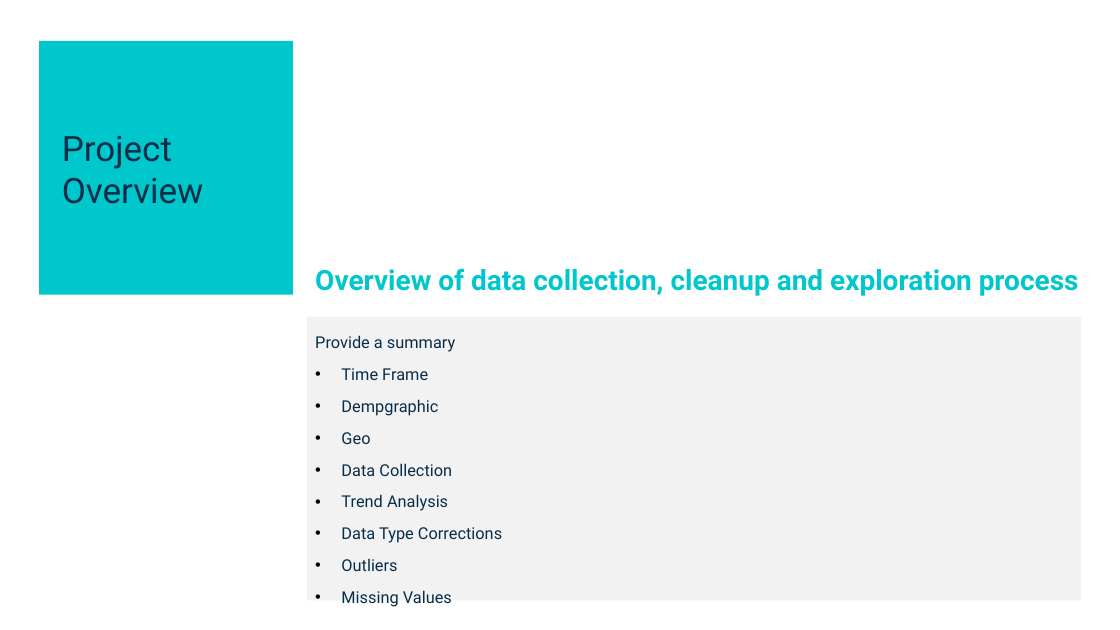
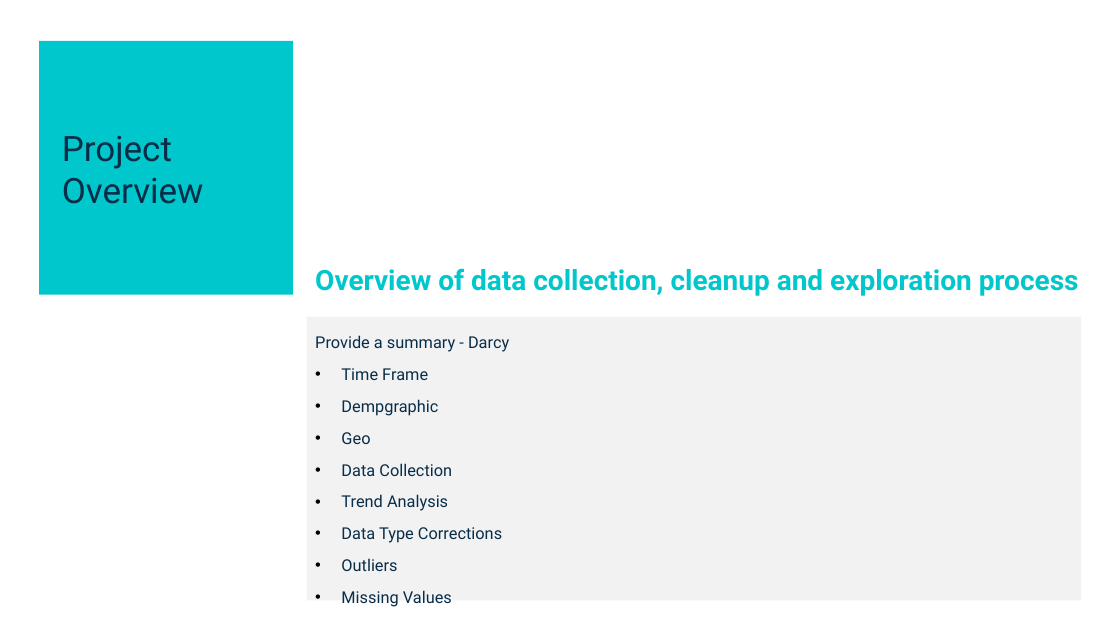
Before and after one commit to DarcyMae/Telehealth_Trends_Project, a slide deck: slide 4 of AI_Bootcamp_Project_RobertRodriguez.pptx. Drawn at 1120x630 pixels with LibreOffice and Linux fonts; fonts in the diff are those of the drawing. Boxes give left, top, right and bottom in pixels: in the first picture for what was removed or moved away, otherwise in the second. Text is boxed around its words. In the diff, an @@ line names an element or a change of style, - is before the commit and + after.

```diff
--- a/AI_Bootcamp_Project_RobertRodriguez.pptx
+++ b/AI_Bootcamp_Project_RobertRodriguez.pptx
@@ text at box(315, 335, 509, 352): text changed @@
-Provide a summary
+Provide a summary - Darcy
```
Also in this commit, not shown: 7 other slides changed.
